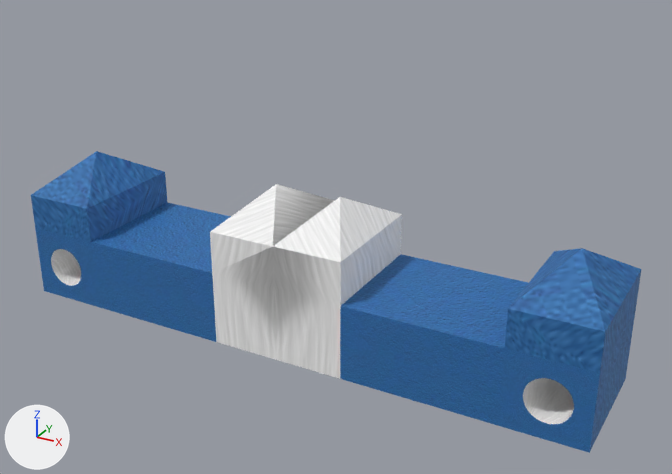
One commit to the OBJ model models/tower/bench.obj: the scene before it, then after it.
Rendered twice from a camera (50 mm lens) standing at (4.16, -7.39, 4.6) and looking at (0.31, -0.38, 1.09). The axes (+X, +Y, +Z) are drawn at lower left. The lights are the same throughout. Where no turn or scale is listed for an object, it has been applied to the vertices.

Script lines for the objects in view, before the commit:
```python
me_cube = bpy.data.meshes.new('Cube')
me_cube.from_pydata(...)  # 174 vertices, 354 faces; spans x -2.97..2.97, y -1.0..0.24, z 0.0..1.5
# faces by material slot: [184, 158, 12]
me_cube.materials.append(mat_material)  # picture img_blue_jpg
me_cube.materials.append(mat_material_white_png)  # picture img_white_png
me_cube.materials.append(mat_material_none)  # light grey #d1d1d1
ob_cube = bpy.data.objects.new('Cube', me_cube)
ob_cube.location = (0.0, 0.0, 0.0)
```
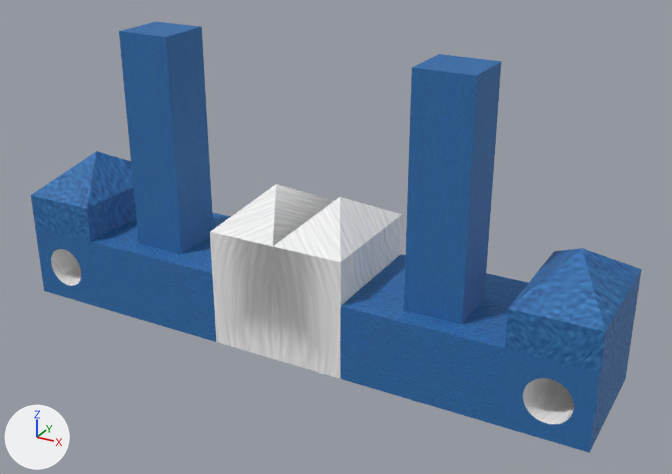
The newer file is also turned or shifted as a whole; pictures and numbers use the older file's frame.

Changed parts and their boxes [x1, y1, x2, y2] in the pictures (672 x 474 px):
'Cube', reshaped (43% taller)
    before: [31, 151, 641, 453]
    after: [31, 21, 641, 453]
part 1 of me_cube, added (blue)
    after: [404, 54, 501, 324]
part 2 of me_cube, added (blue)
    after: [119, 21, 213, 254]
part 3 of me_cube, cut back
    before: [31, 172, 641, 453]
    after: [31, 187, 641, 453]

The change in detail:
me_cube is used by ob_cube; location (0.0, 0.0, 0.0).
me_cube had 174 vertices, 354 faces and spanned x -2.97..2.97, y -1.0..0.24, z 0.0..1.5.
me_cube now has 190 vertices, 133 faces and spans x -2.97..2.97, y -1.0..0.24, z 0.0..2.89.
me_cube part 1: a new loose piece, a box spanning x 1.21..1.75, y -0.8..-0.26, z 0.48..2.89, in mat_material (picture img_blue_jpg).
me_cube part 2: a new loose piece, a box spanning x -1.75..-1.21, y -0.8..-0.26, z 0.48..2.89, in mat_material (picture img_blue_jpg).
Part 3, on me_cube:
338 faces are deleted.
24 new faces join them, mat_material (picture img_blue_jpg).
76 new faces join them, mat_material_white_png (picture img_white_png).
5 new faces join them, mat_material_none (light grey #d1d1d1).
